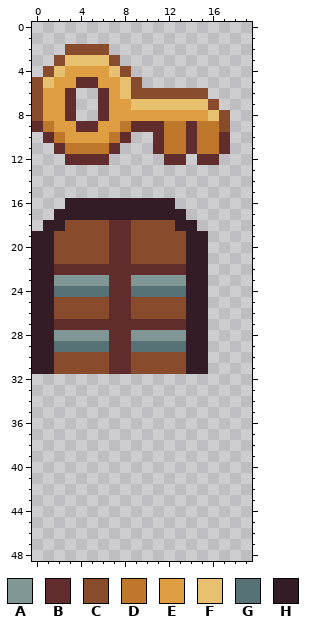
Two states of a pixel-art sprite, raw graphical assets/props.png. Above, as it was before the edit.
The file is 64x64 pixels. Shown: x 0..19, y 0..48.
Palette (. is transparent): A #819796  B #602c2c  C #884b2b  D #be772b  E #de9e41  F #e8c170  G #577277  H #341c27
Pixels before, first column x 0:
 2 ...CCCC...........
 3 ..CFFFFC..........
 4 .CFEEEEFC.........
 5 CFEEBBEEFC........
 6 CEEB..BEFCCCCCCC..
 7 CEEB..BEEFFFFFFFC.
 8 CEEB..BEEEEEEEEEFC
 9 BDEEBBEEDBBBDDBDDC
10 .BDEEEEDB..BDDBDDB
11 ..BDDDDB...BDDBDDB
12 ...BBBB.....BB.BB.
13 ..................
14 ..................
15 ..................
16 ...HHHHHHHHHH.....
17 ..HHHHHHHHHHHH....
18 .HHCCCCBBCCCCHH...
19 HHCCCCCBBCCCCCHH..
20 HHCCCCCBBCCCCCHH..
21 HHCCCCCBBCCCCCHH..
22 HHBBBBBBBBBBBBHH..
23 HHAAAAABBAAAAAHH..
24 HHGGGGGBBGGGGGHH..
25 HHCCCCCBBCCCCCHH..
26 HHCCCCCBBCCCCCHH..
27 HHBBBBBBBBBBBBHH..
28 HHAAAAABBAAAAAHH..
29 HHGGGGGBBGGGGGHH..
30 HHCCCCCBBCCCCCHH..
31 HHCCCCCBBCCCCCHH..
New version:
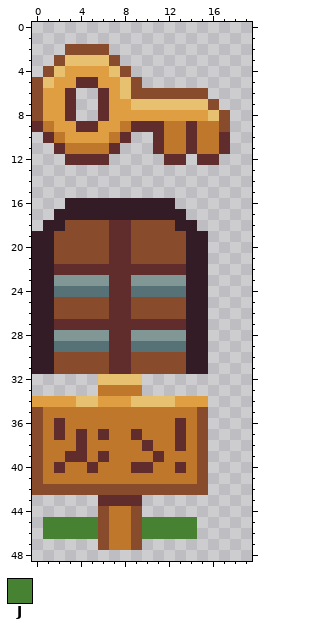
Colours new in this view: J #468232
The edit:
{"y":32,"x":6,"old":"....","new":"FFFF"}
{"y":33,"x":6,"old":"....","new":"DDDD"}
{"y":34,"x":0,"old":"................","new":"EEEEFFEEEFFFFEEE"}
{"y":35,"x":0,"old":"................","new":"CDDDDDDDDDDDDDDC"}
{"y":36,"x":0,"old":"................","new":"CDBDDDDDDDDDDBDC"}
{"y":37,"x":0,"old":"................","new":"CDBDBDBDDBDDDBDC"}
{"y":38,"x":0,"old":"................","new":"CDDDBDDDDDBDDBDC"}
{"y":39,"x":0,"old":"................","new":"CDDBBDBDDDDBDDDC"}
{"y":40,"x":0,"old":"................","new":"CDBDDBDDDBBDDBDC"}
{"y":41,"x":0,"old":"................","new":"CDDDDDDDDDDDDDDC"}
{"y":42,"x":0,"old":"................","new":"CCCCCCCCCCCCCCCC"}
{"y":43,"x":6,"old":"....","new":"BBBB"}
{"y":44,"x":6,"old":"....","new":"CDDC"}
{"y":45,"x":1,"old":"..............","new":"JJJJJCDDCJJJJJ"}
{"y":46,"x":1,"old":"..............","new":"JJJJJCDDCJJJJJ"}
{"y":47,"x":6,"old":"....","new":"CDDC"}
